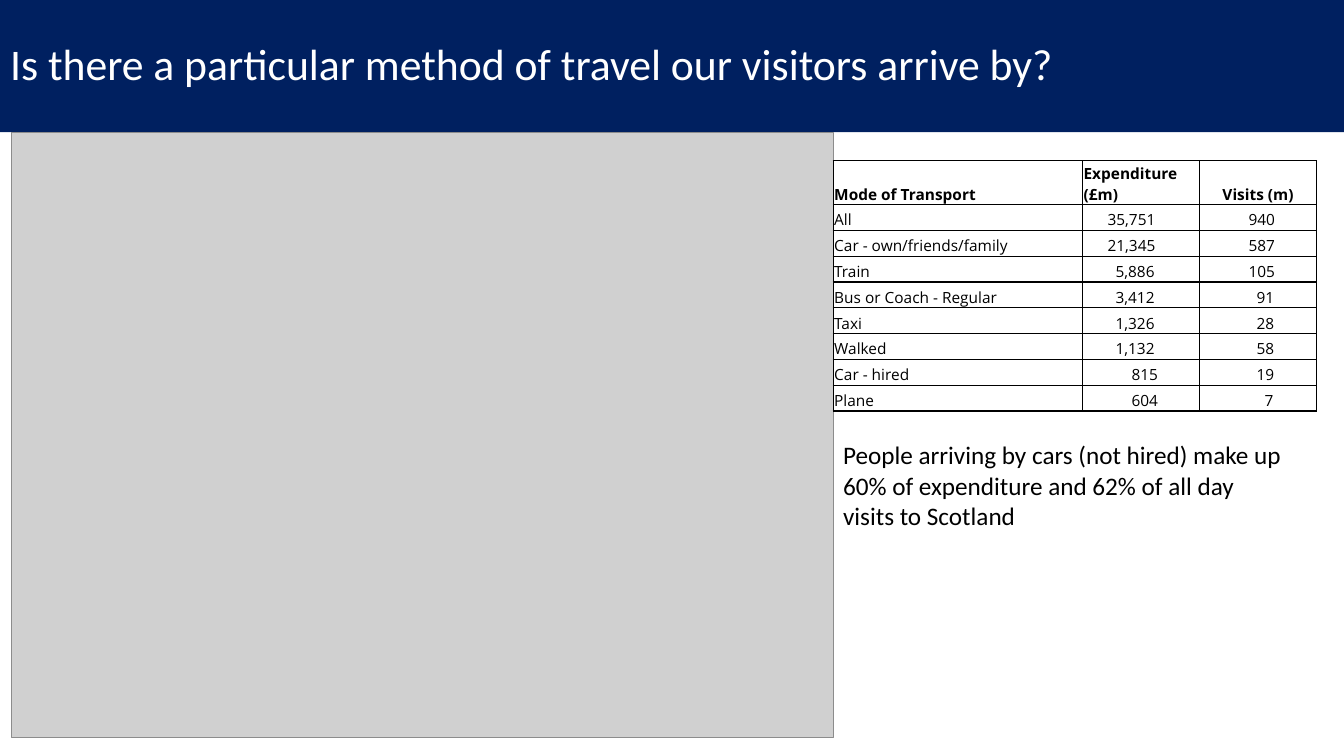
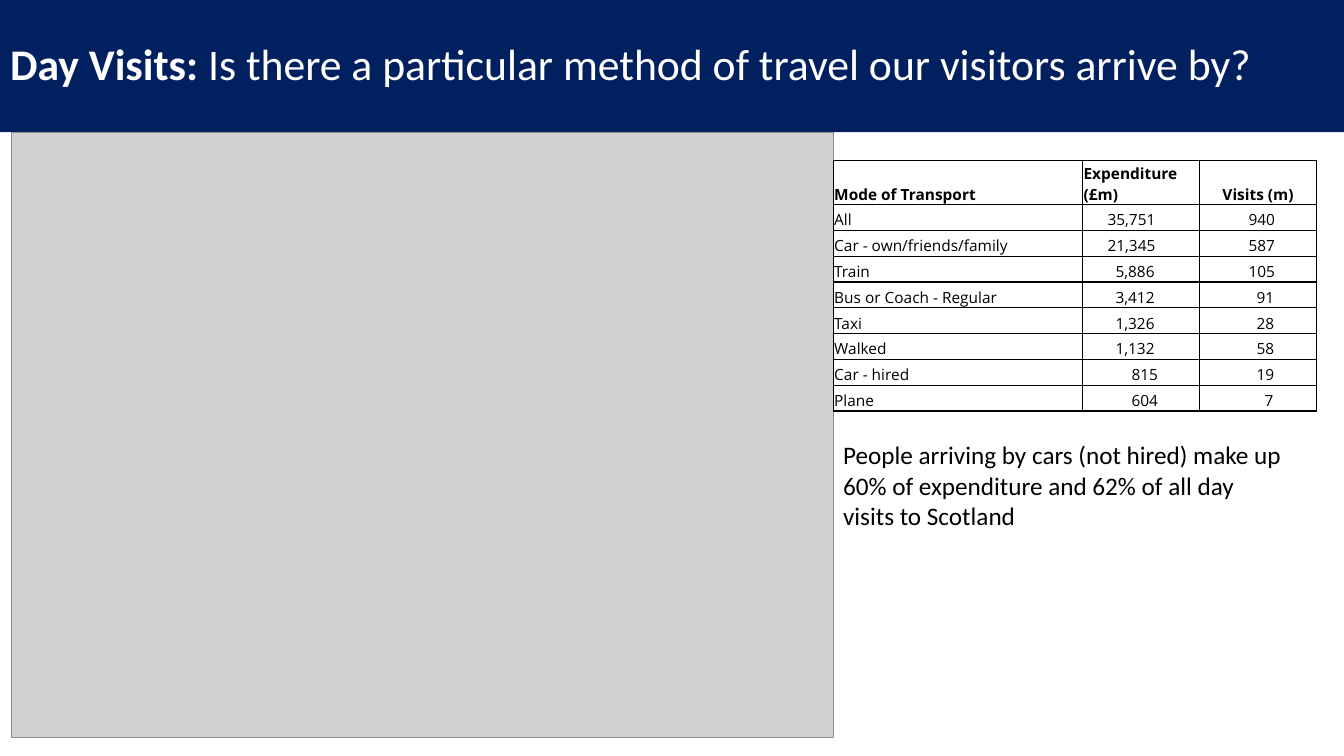
Before and after one commit to barrodea/visit_scotland, a slide deck: slide 9 of Visit Scotland Presentation.pptx. Drawn at 1344x756 pixels with LibreOffice and Linux fonts; fonts in the diff are those of the drawing; grey boxes stand for pictures. Boxes give left, top, right and bottom in pixels: in the first picture for what was removed or moved away, otherwise in the second. Text is boxed around its words. In the diff, an @@ line names an element or a change of style, - is before the commit and + after.

```diff
--- a/Visit Scotland Presentation.pptx
+++ b/Visit Scotland Presentation.pptx
@@ text in rectangle at bbox=[10, 49, 1251, 87]: text changed @@
-Is there a particular method of travel our visitors arrive by?
+Day Visits: Is there a particular method of travel our visitors arrive by?
```
Also in this commit, not shown: 7 other slides changed, 1 slide added.
